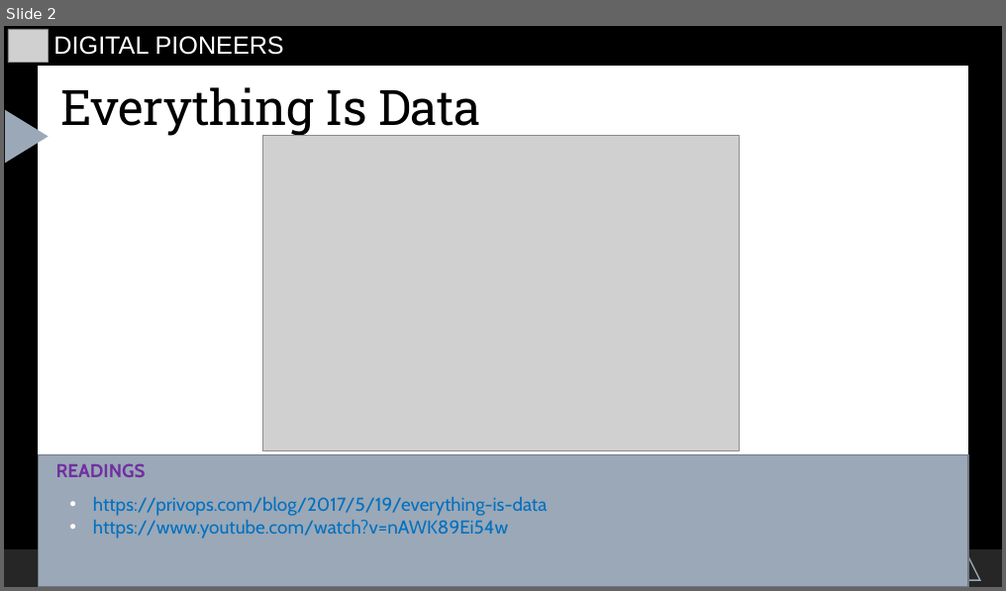
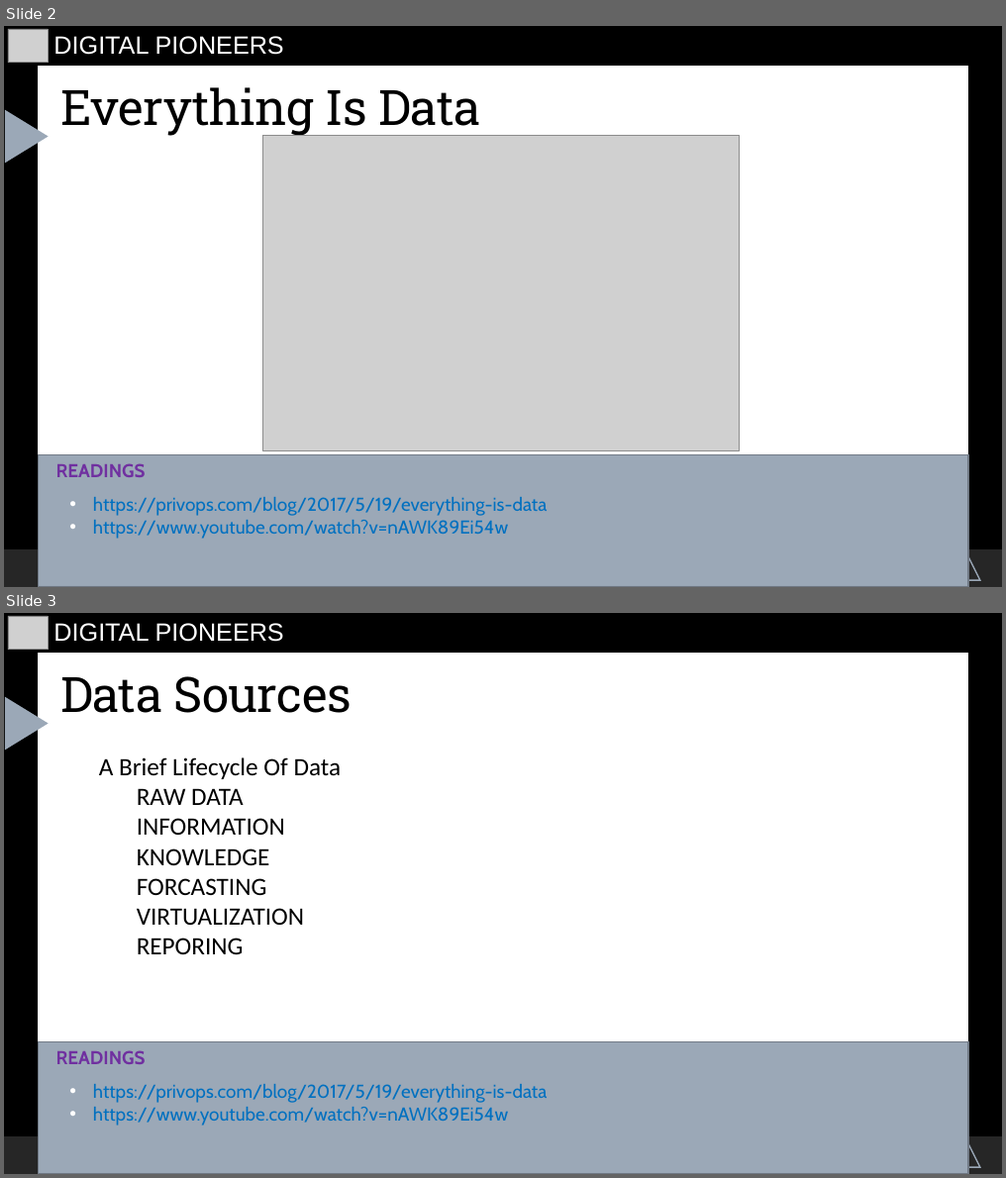
Before and after one commit to starswish2100/pythoninfinance, a slide deck: Introduction/tianshan-material/dataretrieval/Data Retrieval.odp. Shown one above the other, each under a label of ours: slide 2 before the commit, slides 2 and 3 after it. The pictures are 1006x591 and 1006x1178 pixels, drawn with LibreOffice and Linux fonts; fonts in the diff are those of the drawing; grey boxes stand for pictures. Boxes give left, top, right and bottom in pixels: in the first picture for what was removed or moved away, otherwise in the second. Text is boxed around its words. In the diff, an @@ line names an element or a change of style, - is before the commit and + after.

```diff
--- a/Introduction/tianshan-material/dataretrieval/Data Retrieval.odp
+++ b/Introduction/tianshan-material/dataretrieval/Data Retrieval.odp
@@ slide 3 added at [4, 613, 1002, 1174], background #000000; not listed: 5 template elements that a slide beside it also shows @@
@@ picture added at [8, 616, 49, 650] @@
@@ text added at [54, 623, 284, 642], 24 pt, text #FFFFFF @@
+DIGITAL PIONEERS
@@ title added at [60, 676, 352, 713], 47 pt, text #000000 @@
+Data Sources
@@ text added at [99, 758, 342, 955], 24 pt, text #000000 @@
+❑ A Brief Lifecycle Of Data
+  ❑ RAW DATA
+  ❑ INFORMATION
+  ❑ KNOWLEDGE
+  ❑ FORCASTING
+  ❑ VIRTUALIZATION
+  ❑ REPORING
@@ freeform shape added at [38, 1042, 968, 1174], fill #9BA8B7, outline #717A86 1.25 pt @@
@@ text added at [56, 1051, 146, 1064], 18 pt, text #7030A0, bold @@
+READINGS
@@ text added at [93, 1084, 547, 1126], 18 pt, text #0070C0 @@
+• https://privops.com/blog/2017/5/19/everything-is-data
+• https://www.youtube.com/watch?v=nAWK89Ei54w
```
Also in this commit, not shown: 9 other files.
